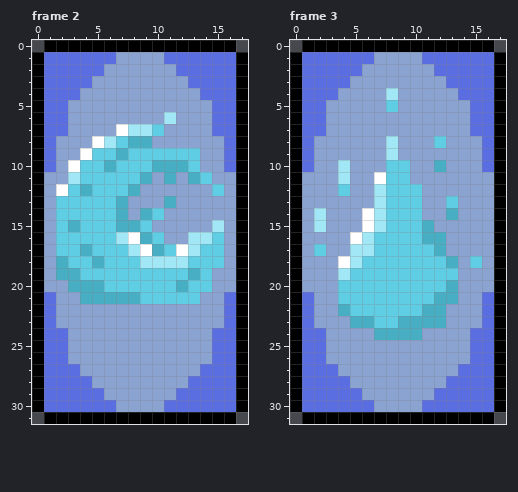
Pixel-art file: Graphics/water_card.aseprite. This is how it looked before the edit.
18x32 pixels, 3 frames. Shown: frame 2, frame 3.
New version:
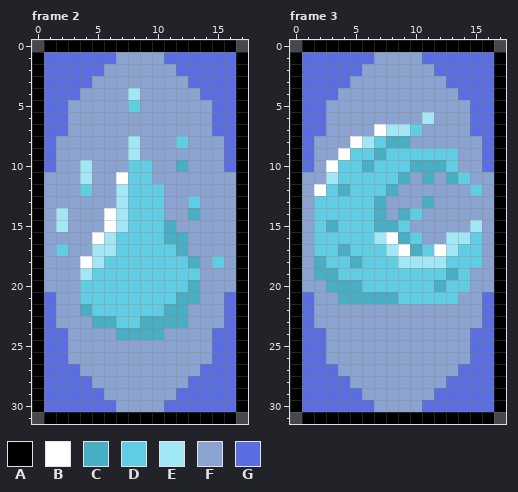
Palette (. is transparent): A #000000  B #ffffff  C #47aec4  D #5fcde4  E #a2e7f6  F #8aa3d1  G #5b6ee1
Change:
Changed rows in their new state; - is an unchanged pixel.
Frame 2, layers "Layer 2", "Layer 1":
first column x 2:
 4 ------E-------
 5 ------D-------
 6 ---------F----
 7 -----FFFF-----
 8 ---FFFEF--D---
 9 --FFFFEFFFFF--
10 -FEFFF--FF-F--
11 -FEFFB-D-F-FF-
12 FFDFFEDDD----F
13 FFFFFEDDDF-D--
14 EFFFBEDD---C--
15 EFFFBED-DC---F
16 FFFBEDDD-CCFFF
17 -FFEE-DDD-CFFF
18 FFBE---DDDDCF-
19 FFE--------DF-
20 -FDD------DCF-
21 --DDDDD---CC--
22 --CDDDDDDCC---
23 ---CCDDCCCC---
24 -----CCCC-----
Frame 3, layers "Layer 2", "Layer 1":
first column x 2:
 4 ------F-------
 5 ------F-------
 6 ---------E----
 7 -----BEED-----
 8 ---BEDCC--F---
 9 --BDDCDDDDDD--
10 -BDDCD--CC-D--
11 -EDDDD-C-C-CD-
12 BDCDDDCFF----D
13 DDDDDCFFFC-F--
14 DDDDDCFC---F--
15 DCDDDCC-FF---E
16 DDDDDEBC-FFEED
17 -DCDD-EBC-BEDD
18 CDDC---EEEEDD-
19 CCD--------CD-
20 -CCC------CDD-
21 --CCCCC---DD--
22 --FFFFFFFFF---
23 ---FFFFFFFF---
24 -----FFFF-----
Boxes around the changes in both pictures, in picture pixels (x1, y1, x2, y2):
changed: (56, 88, 224, 340)
changed: (314, 88, 482, 340)
